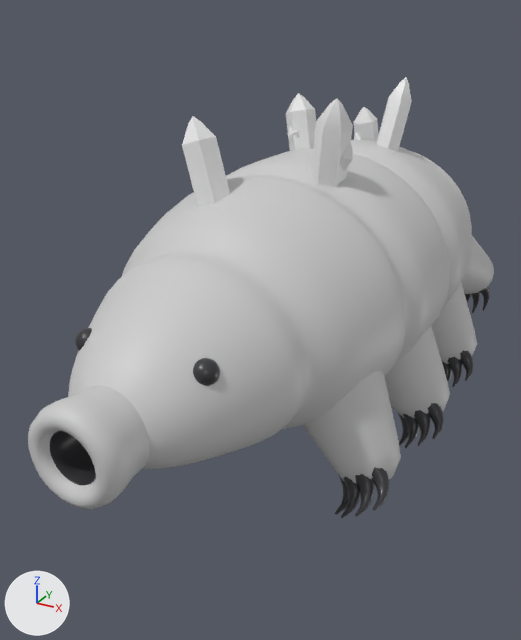
The glTF model public/models-lab/tardigrade.glb: old version first, new version second.
Before and after are seen from a camera (50 mm lens) standing at (2.95, -6.6, 2.61) and looking at (-0.24, -0.82, -0.28). Every picture has the same lights, and +X, +Y and +Z are marked at lower left. The older version comes first. Where no turn or scale is listed for an object, it has been applied to the vertices. Vertices at exactly the same position are counted once.

Names of what the first picture shows: 'Tardigrade_Body', 'Tardigrade_Crystals', 'Tardigrade_Eyes', 'Tardigrade_Leg1_FL', 'Tardigrade_Leg3_ML', 'Tardigrade_Leg5_NL', 'Tardigrade_Leg7_BL', 'Tardigrade_Mouth'.
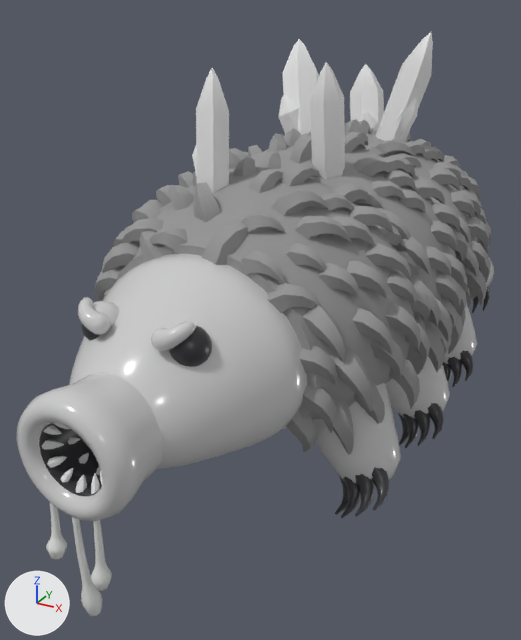
The newer file is also turned or shifted as a whole; pictures and numbers use the older file's frame.

Pixel boxes (x1, y1, x2, y2) of what changed, in the pictures (521 x 640 px; the box of a moved part takes in the faces that stretch with it):
'Tardigrade_Fur', added
    after: (95, 119, 491, 455)
'Tardigrade_Crystals', reshaped (25% taller)
    before: (182, 77, 412, 206)
    after: (192, 32, 433, 193)
'Tardigrade_Mouth', reshaped (20% wider, 20% taller)
    before: (28, 386, 149, 509)
    after: (17, 373, 162, 521)
'Tardigrade_Drool', added
    after: (46, 503, 112, 616)
'Tardigrade_Brows', added
    after: (78, 297, 197, 352)
'Tardigrade_Eyes', reshaped
    before: (75, 328, 220, 386)
    after: (81, 323, 212, 367)
'Tardigrade_Teeth', added
    after: (42, 422, 102, 494)
part 1 of me_tardigrade_crystals, moved or reshaped (mostly hidden afterwards)
    before: (376, 77, 412, 151)
    after: (192, 146, 197, 176)
part 2 of me_tardigrade_crystals, moved or reshaped
    before: (286, 93, 316, 151)
    after: (278, 94, 299, 134)
part 3 of me_tardigrade_crystals, moved or reshaped
    before: (340, 142, 353, 171)
    after: (358, 112, 378, 134)
part 4 of me_tardigrade_crystals, rebuilt (31% narrower, 38% taller)
    before: (182, 116, 230, 206)
    after: (196, 68, 229, 193)
part 5 of me_tardigrade_crystals, rebuilt (16% narrower, 31% taller)
    before: (311, 98, 353, 187)
    after: (310, 62, 345, 179)
part 6 of me_tardigrade_crystals, rebuilt
    before: (354, 107, 379, 141)
    after: (350, 64, 384, 130)
part 7 of me_tardigrade_crystals, added
    after: (282, 39, 319, 135)
part 8 of me_tardigrade_crystals, added
    after: (376, 32, 433, 142)
part 9 of me_tardigrade_crystals, added
    after: (396, 97, 418, 139)
part 10 of me_tardigrade_crystals, deleted
    before: (287, 125, 300, 144)
part 11 of me_tardigrade_eyes, moved or reshaped
    before: (193, 358, 220, 386)
    after: (169, 326, 212, 367)
part 12 of me_tardigrade_eyes, moved or reshaped
    before: (75, 328, 92, 351)
    after: (81, 323, 100, 340)
'Tardigrade_Leg7_BL', unchanged, covered by the edit
    before: (461, 234, 494, 313)
    after: (472, 258, 494, 313)

Edits to the bpy script that builds the scene:
```text
Change me_tardigrade_body:
    where me_tardigrade_body.from_pydata(...)  # 6362 vertices, 12720 faces; spans x -1.36..1.36, y -3.25..3.25, z -1.12..1.12
    remove me_tardigrade_body.materials.append(mat_blockout_mid)  # light grey #cbcbcb
    add me_tardigrade_body.materials.append(mat_blockout_skin)  # light grey #cbcbcb
Change me_tardigrade_crystals:
    remove me_tardigrade_crystals.from_pydata(...)  # 160 vertices, 288 faces; spans x -0.6..0.6, y -1.84..1.84, z -0.55..0.55
    add me_tardigrade_crystals.from_pydata(...)  # 180 vertices, 324 faces; spans x -0.63..0.72, y -1.82..1.98, z -0.57..1.0
    me_tardigrade_crystals part 1: the loose piece of 20 vertices spanning x 0.17..0.52, y 0.74..1.14, z -0.34..0.55 is multiplied about its middle by the matrix ((-0.186, -0.682, -0.111), (0.652, -0.211, 0.205), (-0.229, -0.047, 0.677)), then moved by (-0.7, -2.56, -0.14)
    me_tardigrade_crystals part 2: the loose piece of 20 vertices spanning x -0.49..-0.11, y -0.11..0.25, z -0.29..0.43 is multiplied about its middle by the matrix ((0.849, 0.365, -0.248), (-0.43, 0.806, -0.284), (0.101, 0.364, 0.879)), then moved by (-0.05, -0.04, 0.02)
    me_tardigrade_crystals part 3: the loose piece of 20 vertices spanning x 0.21..0.6, y -0.9..-0.68, z -0.28..0.17 is multiplied about its middle by the matrix ((-0.031, -1.297, -0.089), (0.689, 0.058, -1.101), (1.102, -0.074, 0.686)), then moved by (-0.6, 2.41, -0.19)
    me_tardigrade_crystals part 4: the loose piece of 20 vertices spanning x -0.6..-0.1, y -1.84..-1.48, z -0.41..0.41 is rebuilt with 20 vertices and now spans x -0.45..-0.15, y -1.82..-1.51, z -0.38..0.8
    me_tardigrade_crystals part 5: the loose piece of 20 vertices spanning x 0.19..0.6, y -1.04..-0.6, z -0.33..0.54 is rebuilt with 20 vertices and now spans x 0.22..0.53, y -1.05..-0.61, z -0.31..0.82
    me_tardigrade_crystals part 6: the loose piece of 20 vertices spanning x -0.36..-0.04, y 1.5..1.84, z -0.55..0.14 is rebuilt with 20 vertices and now spans x -0.46..0.01, y 1.46..1.98, z -0.57..0.6
    me_tardigrade_crystals part 7: a new loose piece of 20 vertices spanning x -0.63..-0.06, y -0.17..0.46, z -0.31..0.93, in mat_blockout_light (white #e5e5e5)
    me_tardigrade_crystals part 8: a new loose piece of 20 vertices spanning x 0.11..0.72, y 0.73..1.13, z -0.35..1.0, in mat_blockout_light (white #e5e5e5)
    me_tardigrade_crystals part 9: a new loose piece of 20 vertices spanning x 0.17..0.62, y 0.77..1.02, z -0.3..0.4, in mat_blockout_light (white #e5e5e5)
    me_tardigrade_crystals part 10: the loose piece of 20 vertices spanning x -0.46..-0.14, y -0.08..0.18, z -0.24..0.15 is deleted
    other edits to the shape of me_tardigrade_crystals do not show in these pictures
Change me_tardigrade_eyes:
    remove me_tardigrade_eyes.from_pydata(...)  # 444 vertices, 880 faces; spans x -0.613..0.613, y -0.1..0.1, z -0.1..0.1
    add me_tardigrade_eyes.from_pydata(...)  # 444 vertices, 880 faces; spans x -0.535..0.535, y -0.132..0.168, z 0.01..0.31
    me_tardigrade_eyes part 11: the loose piece of 222 vertices spanning x 0.413..0.613, y -0.1..0.1, z -0.1..0.1 is scaled about its middle by 1.5, then moved by (-0.128, 0.018, 0.16)
    me_tardigrade_eyes part 12: the loose piece of 222 vertices spanning x -0.613..-0.413, y -0.1..0.1, z -0.1..0.1 is scaled about its middle by 1.5, then moved by (0.128, 0.018, 0.16)
Change me_tardigrade_mouth:
    remove me_tardigrade_mouth.from_pydata(...)  # 402 vertices, 800 faces; spans x -0.375..0.375, y -0.398..0.398, z -0.375..0.375
    add me_tardigrade_mouth.from_pydata(...)  # 402 vertices, 800 faces; spans x -0.46..0.46, y -0.417..0.397, z -0.46..0.46
    me_tardigrade_mouth part 13: 401 of 402 vertices moved; they spanned x -0.375..0.375, y -0.398..0.398, z -0.375..0.375 and now span x -0.46..0.46, y -0.417..0.397, z -0.46..0.46; mean shift (0.0, -0.003, 0.0); largest move (0.028, 0.028, -0.178) -> (0.039, 0.087, -0.247)
Add ob_tardigrade_teeth:
    ob_tardigrade_teeth = bpy.data.objects.new('Tardigrade_Teeth', me_tardigrade_teeth)  # 572 vertices, 1056 faces; spans x -0.303..0.303, y -0.142..0.142, z -0.304..0.304; in mat_blockout_light (white #e5e5e5)
    ob_tardigrade_teeth.location = (0.0, -3.62, -0.07)
Add ob_tardigrade_fur:
    ob_tardigrade_fur = bpy.data.objects.new('Tardigrade_Fur', me_tardigrade_fur)  # 17835 vertices, 34646 faces; spans x -1.6..1.6, y -2.78..2.78, z -1.26..1.26; in mat_blockout_fur (grey #959595)
    ob_tardigrade_fur.location = (0.0, 0.46, 0.26)
Add ob_tardigrade_drool:
    ob_tardigrade_drool = bpy.data.objects.new('Tardigrade_Drool', me_tardigrade_drool)  # 414 vertices, 816 faces; spans x -0.252..0.252, y -0.101..0.101, z -0.49..0.49; in mat_blockout_slime (light grey #dddfdd)
    ob_tardigrade_drool.location = (-0.02, -3.78, -0.92)
Add ob_tardigrade_brows:
    ob_tardigrade_brows = bpy.data.objects.new('Tardigrade_Brows', me_tardigrade_brows)  # 2176 vertices, 4336 faces; spans x -0.479..0.479, y -0.169..0.169, z -0.11..0.11; in mat_blockout_skin (light grey #cbcbcb)
    ob_tardigrade_brows.location = (0.0, -3.01, 0.59)
```
